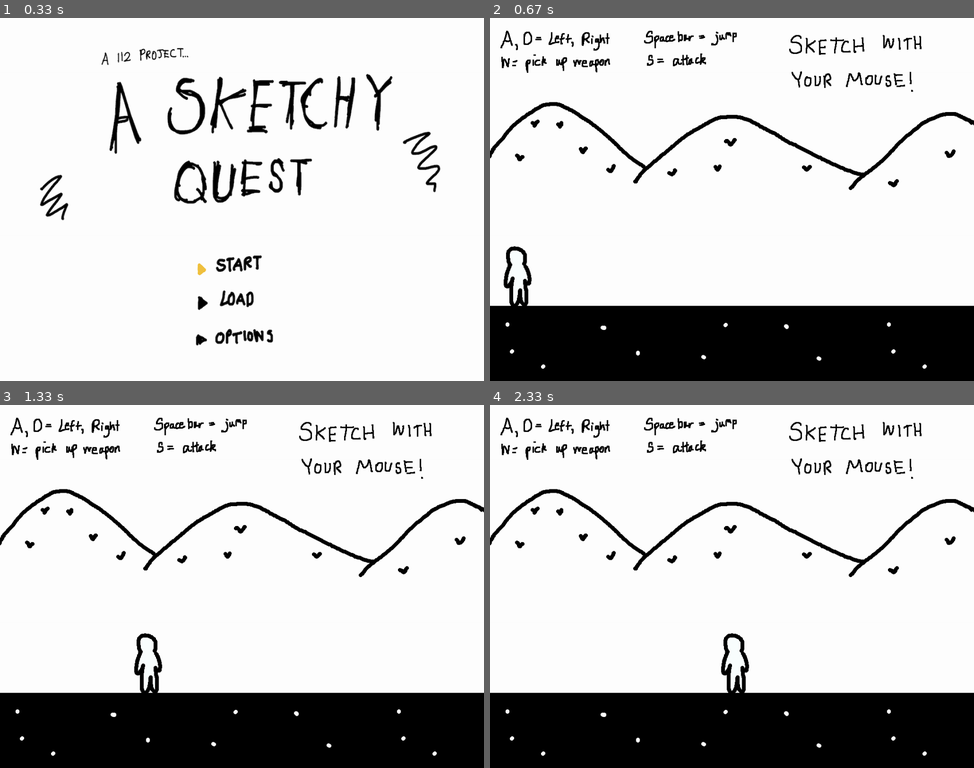
Above: before the commit, frames 1-4 (two rows, left to right).
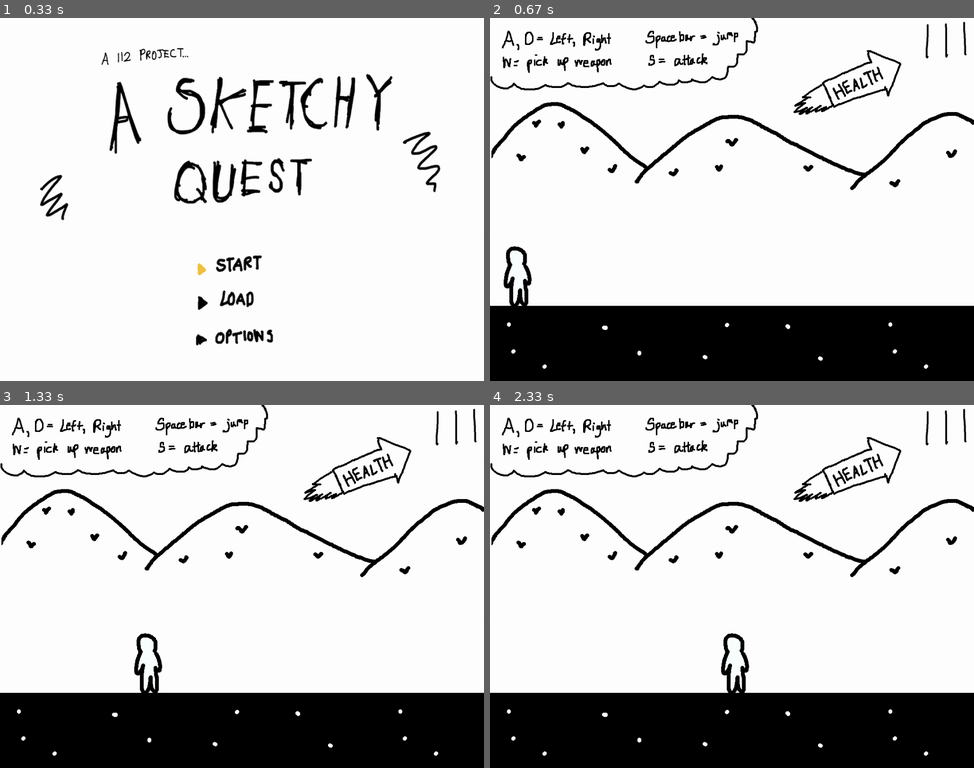
Above: after the commit, the same moments.

Repository: Piratach/A-Sketchy-Quest
Game: pygame game, started from run(4).py
The game is run twice, just before and just after one commit, with the same random seed, the same clock (stepped at 60 frames per second) and the same inputs.
Inputs (mouse positions are in pixels of both pictures, inside the frame that each line leads up to):
- Up to frame 1 (0.33 s): no input
- Up to frame 2 (0.67 s): tap Enter at 0.33 s
- Up to frame 3 (1.33 s): click (246, 611) at 0.72 s; hold D from 1 s (still down)
- Up to frame 4 (2.33 s): release D at 1.47 s; hold D 1.5-1.97 s; hold A from 2 s (still down)

Frame 1 is identical in both runs. In frame 2, 4.2% of the frame differs, in the area x 0-100%, y 0-97%; in frame 3, 4.2%; in frame 4, 4.2%.

Commit message:
Add files via upload
with blocks but not complete

Diff:
--- a/SketchedObjects.py
+++ b/SketchedObjects.py
@@ -84,9 +84,9 @@
         # kills both enemies and player
         for enemy in enemyList:
             if pygame.sprite.collide_rect(explosion, enemy):
-                enemy.health -= 3
+                enemy.health -= 5
         if pygame.sprite.collide_rect(explosion, player):
-            player.health -= 3
+            player.health -= 5
         # destroys obstacles
         for obstacle in obstacles:
             if pygame.sprite.collide_rect(explosion, obstacle):
@@ -94,3 +94,25 @@
         self.bombPoints = (0, 0)
         self.fuse = 0
         self.fallen = False
+
+
+class Block(pygame.sprite.Sprite):
+    def __init__(self, location):
+        pygame.sprite.Sprite.__init__(self)
+        self.location = location
+        self.image = pygame.Surface((100, 300))
+        self.rect = self.image.get_rect()
+        self.rect.left, self.rect.top = location
+        self.timer = 150
+        self.fallen = False
+        self.gone = True
+
+    def draw(self):
+        pygame.draw.rect(screen, black, self.rect, 0)
+
+    def update(self):
+        if self.timer <= 0:
+            self.timer = 0
+            self.gone = True
+        else:
+            self.timer -= 1
--- a/charSprites.py
+++ b/charSprites.py
@@ -13,6 +13,32 @@
         self.image = pygame.Surface((stickLen, charHeight))
         self.rect = self.image.get_rect()
         self.rect.left, self.rect.top = location
+
+
+# class for the detection field
+class Field(pygame.sprite.Sprite):
+    def __init__(self, length, location):
+        pygame.sprite.Sprite.__init__(self)
+        self.image = pygame.Surface((length, length))
+        self.rect = self.image.get_rect()
+        self.rect.center = location
+
+
+# class for bullets
+class Projectile(pygame.sprite.Sprite):
+    def __init__(self, velocity, spawnLocation):
+        pygame.sprite.Sprite.__init__(self)
+        self.image = pygame.Surface((15, 15))
+        self.image.fill((0, 0, 255))
+        self.rect = self.image.get_rect()
+        self.rect.left, self.rect.top = spawnLocation
+        self.velocity = velocity  # to move a different direction, make it negative
+        self.outOfBounds = False
+
+    def update(self):
+        if self.rect.left <= 0 or self.rect.left >= 12026:
+            self.outOfBounds = True
+        self.rect.left -= self.velocity
 
 
 # from https://www.pygame.org/docs/ref/sprite.html
@@ -20,16 +46,23 @@
     # class for each character's functions, specifically the player
     def __init__(self, fileName, location):
         pygame.sprite.Sprite.__init__(self)
+        # display
         self.width, self.height = 73, 162
         self.image = pygame.image.load(fileName)
         self.rect = self.image.get_rect()
         self.rect.left, self.rect.top = location
         self.tempRect = self.rect.left
         self.imageSurface = pygame.Surface([self.rect.left, self.rect.top])
+
+        # movement
         self.jumpState = False
         self.velocity = 35
         self.velocityX = 15
         self.gravity = 5
+        self.blocked = False
+        self.obstacleCheck = 0
+
+        # weapons
         self.equipped = False
         self.weapon = []
         self.weaponLeft = []
@@ -39,13 +72,15 @@
         self.angle = 0  # angle for weapon attacking
         self.weaponDown = False
         self.stickLen = 0
+        self.durability = 10
+
+        # update
         self.health = 3
         self.alive = True
         self.cooldown = 100
         self.left = False
         self.right = True  # starts facing right
-        self.blocked = False
-        self.obstacleCheck = 0
+
 
     def charDisplay(self):
         if 11491 >= self.rect.left > 480:
@@ -111,23 +146,32 @@
 
     def attack(self, enemyList):
         print(self.health)
-        if not self.attackState:
-            self.attackState = True
-            # creates a hitbox to check for collision with monsters
-        if self.right:
-            weapon = Weapon(self.stickLen, self.height,
-                            (self.rect.left + self.width / 2, self.rect.top))
-        elif self.left:
-            weapon = Weapon(self.stickLen, self.height,
-                            (self.rect.left + self.width / 2 - self.stickLen, self.rect.top))
-        # check for collisions
-        for enemy in enemyList:
-            if pygame.sprite.collide_rect(weapon, enemy):
-                enemy.health -= 1
+        self.durability -= 1
+        if self.durability <= 0:
+            self.equipped = False
+            self.weapon = []
+            self.weaponLeft = []
+            self.weaponRight = []
+            self.durability = 10
+            self.attackState = False
+        else:
+            if not self.attackState:
+                self.attackState = True
+                # creates a hitbox to check for collision with monsters
+            if self.right:
+                weapon = Weapon(self.stickLen, self.height,
+                                (self.rect.left + self.width / 2, self.rect.top))
+            elif self.left:
+                weapon = Weapon(self.stickLen, self.height,
+                                (self.rect.left + self.width / 2 - self.stickLen, self.rect.top))
+            # check for collisions
+            for enemy in enemyList:
+                if pygame.sprite.collide_rect(weapon, enemy):
+                    enemy.health -= 1
 
     def attackAnimation(self):
         # animation
-        if self.right:
+        if self.equipped and self.right:
             if self.angle <= -math.pi / 3 or self.weaponDown:
                 self.angle += 0.4
                 self.weaponDown = True
@@ -147,7 +191,7 @@
                                    (self.weapon[0][0] - self.stickLen * math.cos(0),
                                     self.weapon[0][1] - self.stickLen * math.sin(0))]
                 self.attackState = False
-        elif self.left:
+        elif self.equipped and self.left:
             if self.angle >= math.pi / 3 or self.weaponDown:
                 self.angle -= 0.4
                 self.weaponDown = True
@@ -183,6 +227,15 @@
                 if enemy.alive and pygame.sprite.collide_rect(self, enemy):
                     self.health -= 1
                     self.cooldown = 100
+                if isinstance(enemy, BlueBlob) and len(enemy.bullets) >= 1:
+                    for bullet in enemy.bullets:
+                        if pygame.sprite.collide_rect(self, bullet):
+                            try:
+                                enemy.bullets.remove(bullet)
+                            except:
+                                pass
+                            self.health -= 1
+                            self.cooldown = 100
         for obstacle in obstacles:
             if pygame.sprite.collide_rect(self, obstacle):
                 if not obstacle.destroyed:
@@ -194,6 +247,7 @@
         self.obstacleCheck = 0
 
     def equip(self, stick):
+        self.durability = 10
         diffX = stick.stickPoints[1][0] - stick.stickPoints[0][0]
         diffY = stick.stickPoints[1][1] - stick.stickPoints[0][1]
         self.weaponRight = [(self.tempRect + self.width/2,
@@ -235,6 +289,47 @@
             self.rect.left += self.velocityX
 
 
+class BlueBlob(RedBlob):
+    # class for monster B
+    # this monster does not move
+    def __init__(self, fileName, location, radius, velocity):
+        super().__init__(fileName, location, radius, velocity)
+        # radius for detecting players
+        self.detectionRad = radius
+        # velocity for bullet velocity
+        self.bulletVelocity = velocity
+        self.detection = Field(radius, location)
+        self.time = 100
+        self.bullets = pygame.sprite.Group()
+        self.rect.center = location
+        self.left = True
+        self.right = False
+        self.health = 5
+
+    def fire(self, player):
+        if self.time <= 0:
+            self.time = 0
+        else:
+            self.time -= 1
+        if self.time == 0:
+            if pygame.sprite.collide_rect(self.detection, player) and player.rect.left <= self.rect.center[0]:
+                self.left = True
+                self.right = False
+                bullet = Projectile(self.bulletVelocity, (self.rect.center[0], self.rect.center[1] + 50))
+                self.bullets.add(bullet)
+                self.time = 100
+            elif pygame.sprite.collide_rect(self.detection, player) and player.rect.left >= self.rect.center[0]:
+                self.left = False
+                self.right = True
+                bullet = Projectile(-self.bulletVelocity, (self.rect.center[0], self.rect.center[1] + 50))
+                self.bullets.add(bullet)
+                self.time = 100
+
+    def update(self):
+        if self.health <= 0:
+            self.alive = False
+
+
 class Obstacles(pygame.sprite.Sprite):
     # class for obstacles
     # blocks would also be in this class
--- a/pygamegam.py
+++ b/pygamegam.py
@@ -142,12 +142,18 @@
                                                        self.stick.stickPoints[0][1]),
                                                       (self.stick.stickPoints[1][0] - self.scrollSpeed,
                                                        self.stick.stickPoints[1][1])]
+
                         # check if there's a bomb
                         if self.bomb.bombPoints != (0, 0):
                             self.bomb.bombPoints = (self.bomb.bombPoints[0] - self.scrollSpeed,
                                                     self.bomb.bombPoints[1])
                         if self.exploded:
                             self.explosionPoint = (self.explosionPoint[0] - self.scrollSpeed, self.explosionPoint[1])
+
+                        # check if there's a block
+                        if self.block.location != (-1, -1):
+                            self.block.rect.left -= self.scrollSpeed
+
 
                 elif currKeys[pygame.K_a]:
                     #  when it's at the end, nothing happens
@@ -174,10 +180,19 @@
                                              self.stick.stickPoints[0][1]),
                                             (self.stick.stickPoints[1][0] + self.scrollSpeed,
                                              self.stick.stickPoints[1][1])]
+
                     # check if there's a bomb
                     if self.bomb.bombPoints != (0, 0):
                         self.bomb.bombPoints = (self.bomb.bombPoints[0] + self.scrollSpeed,
                                                 self.bomb.bombPoints[1])
+                    # check if the bomb has exploded
+                    if self.exploded:
+                        self.explosionPoint = (self.explosionPoint[0] + self.scrollSpeed,
+                                               self.explosionPoint[1])
+
+                    # check if there's a block
+                    if self.block.location != (-1, -1):
+                        self.block.rect.left += self.scrollSpeed
 
             for event in pygame.event.get():
                 if pygame.mouse.get_pressed()[0] == 1:
--- a/run(4).py
+++ b/run(4).py
@@ -1,13 +1,14 @@
 import pygame, math
 
 from pygamegam import PygameGame
-from charSprites import CharSprites, Weapon, RedBlob, Obstacles
-from SketchedObjects import Stick, Bomb
+from charSprites import CharSprites, Weapon, RedBlob, Obstacles, BlueBlob
+from SketchedObjects import Stick, Bomb, Block
 
 size = width, height = 1024, 768
 screen = pygame.display.set_mode(size)  # my surface
 allMonsters = pygame.sprite.Group()
 allObstacles = pygame.sprite.Group()
+blueBlobs = pygame.sprite.Group()
 
 black = 0, 0, 0
 white = 255, 255, 255
@@ -20,10 +21,6 @@
 
 
 pygame.init()
-
-#  pygame.mixer.music.load('titleTheme?.mp3')
-#  pygame.mixer.music.play(0)
-
 
 def isCircle(tempPoints):
     if len(tempPoints) <= 10:  # drawing circles make a lot more points
@@ -39,6 +36,38 @@
                 return [True, tempPoints[i]]
     return [False]
 
+def isCorner(tempPoints):
+    # this function doesn't actually count the number of corners
+    # but if numCorner is high, it is likely that the
+    # shape drawn has many corners
+    numCorner = 0
+    for i in range(len(tempPoints)):
+        for j in range(len(tempPoints)):
+            if abs(i - j) >= 3 or (i - j) == 0:  # each point compared must be at most 3 points apart
+                continue
+            elif abs(tempPoints[i][0] - tempPoints[j][0]) <= 5:  # straight vertical line section of block
+                try:
+                    if abs(tempPoints[i][0] - tempPoints[j + 3][0]) <= 20: # corner
+                        numCorner += 1
+                except:
+                    pass
+            elif abs(tempPoints[i][1] - tempPoints[j][1]) <= 5:
+                try:
+                    if abs(tempPoints[i][1] - tempPoints[j + 3][1]) <= 20:  # corner
+                        numCorner += 1
+                except:
+                    pass
+    return numCorner
+
+def isBlock(tempPoints):
+    # if len(tempPoints) < 20:
+        # return [False]
+    if isCorner(tempPoints) < 40:  # blocks have a lot of "numCorners"
+        return [False]
+    else:
+        # tempPoints[0], (tempPoints[0] + 100, tempPoints[1] + 300)]
+        return [True, tempPoints[0]]
+
 
 def withinBounds(tempPoints):
     for i in range(len(tempPoints)):
@@ -56,6 +85,7 @@
         self.fps = 50
         self.timerCalls = 0
         self.maxDistance = 0
+        self.music = 0
 
         # stage
         self.tempPoints = []  # shows sketch
@@ -67,14 +97,30 @@
         # main character
         self.ground = 465  # we will work on ground/platforming
         self.mainChar = CharSprites("characterDude(COLOURED).png", (21, self.ground))
+        self.health3 = pygame.image.load("health3.png")
+        self.health3rect = self.health3.get_rect()
+        self.health3rect.right, self.health3rect.top = self.screenWidth, 0
+        self.health2 = pygame.image.load("health2.png")
+        self.health2rect = self.health3.get_rect()
+        self.health2rect.right, self.health2rect.top = self.screenWidth, 0
+        self.health1 = pygame.image.load("health1.png")
+        self.health1rect = self.health1.get_rect()
+        self.health1rect.right, self.health1rect.top = self.screenWidth, 0
 
         # monsterA - can only move around
-        self.redblob1 = RedBlob("monster1.png", (3000, 499), 600, -5)
-        self.redblob2 = RedBlob("monster1.png", (5000, 499), 600, 5)
-        self.redblob3 = RedBlob("monster1.png", (7000, 499), 600, 10)
-        allMonsters.add(self.redblob1, self.redblob2, self.redblob3)
+        self.redblob1 = RedBlob("monster1.png", (2000, 499), 600, -5)
+        self.redblob2 = RedBlob("monster1.png", (4000, 499), 600, 5)
+        self.redblob3 = RedBlob("monster1.png", (6000, 499), 600, 10)
+        self.redblob4 = RedBlob("monster1.png", (9000, 499), 600, 10)
+        allMonsters.add(self.redblob1, self.redblob2, self.redblob3, self.redblob4)
 
         # monsterB - can attack with projectiles
+        self.blueRight = pygame.image.load("monster2a.png")
+        self.blueblob1 = BlueBlob("monster2.png", (5000, 499), 1500, 25)
+        self.blueblob2 = BlueBlob("monster2.png", (8000, 499), 2000, 30)
+        self.blueblob3 = BlueBlob("monster2.png", (9500, 499), 1500, 30)
+        allMonsters.add(self.blueblob1, self.blueblob2, self.blueblob3)
+        blueBlobs.add(self.blueblob1, self.blueblob2, self.blueblob3)
 
         # boss - can breathe fire
 
@@ -94,6 +140,9 @@
         self.exploded = False
         self.explosionDelay = 0
         self.explosionPoint = self.bomb.bombPoints
+
+        # blocks
+        self.block = Block((-1, -1))
 
         # states
         self.gameState = "start"  # starts at the title state
@@ -110,7 +159,7 @@
         self.titleScreen3Rect = self.titleScreen.get_rect()
 
         # game states
-        self.gameScreen = pygame.image.load("finalStage.png")
+        self.gameScreen = pygame.image.load("finalStage??.png")
         self.gameScreenRect = self.gameScreen.get_rect()
         self.gameScreenLen = 12026
 
@@ -121,15 +170,23 @@
     def mousePressed(self, x, y):
         # no mousePressed is needed for title screen
         if self.gameState == "game":
-            print((x, y))
             self.tempPoints += [(x, y)]
 
     def mouseReleased(self):
         if self.gameState == "game":
+            print(len(self.tempPoints))
+            print(isCorner(self.tempPoints))
             if withinBounds(self.tempPoints):
                 try:
+                    # blocks
+                    if isBlock(self.tempPoints)[0]:
+                        self.block = Block(isBlock(self.tempPoints)[1])
+                        self.block.timer = 150
+                        self.block.gone = False
+                        self.tempPoints = []
+
                     # bombs
-                    if isCircle(self.tempPoints)[0]:  # isCircle returns a list of truth value and a point
+                    elif isCircle(self.tempPoints)[0]:  # isCircle returns a list of truth value and a point
                         centreX = isCircle(self.tempPoints)[1][0]
                         centreY = isCircle(self.tempPoints)[1][1]
                         bombPoints = (centreX, centreY)
@@ -141,6 +198,7 @@
                                          radius, explosionRadius)
                         self.bomb.fallen = False
                         self.bomb.fuse = 0
+
                     # sticks
                     else:
                         self.stickPoints = [self.tempPoints[0], self.tempPoints[-1]]  # adding a permanent stick
@@ -169,18 +227,18 @@
                     self.title1 = False
                     self.title2 = False
                     self.title3 = False
-                elif currKey == "s":
+                elif currKey == "s" or currKey == "down":
                     self.title1 = False
                     self.title2 = True
             elif self.title2:
-                if currKey == "w":
+                if currKey == "w" or currKey == "up":
                     self.title2 = False
                     self.title1 = True
-                elif currKey == "s":
+                elif currKey == "s" or currKey == "down":
                     self.title2 = False
                     self.title3 = True
             else:
-                if currKey == "w":
+                if currKey == "w" or currKey == "up":
                     self.title3 = False
                     self.title2 = True
 
@@ -199,6 +257,9 @@
                         abs(self.mainChar.tempRect - self.stick.stickPoints[0][0]) <= 200 and self.stick.fallen:
                     self.mainChar.equip(self.stick)
                     self.stick = Stick([], 0, False)
+            elif currKey == "q":
+                for monster in allMonsters:
+                    print(monster.alive)
 
             # equipped state
             if self.mainChar.equipped:
@@ -220,11 +281,16 @@
                     self.bomb.explode(allMonsters, allObstacles, self.mainChar)
                     self.exploded = True
             allMonsters.update()
+            for dudes in blueBlobs:
+                if dudes.alive:
+                    dudes.fire(self.mainChar)  # sends out the projectiles
             self.mainChar.update(allMonsters, allObstacles)
             if self.exploded:
                 self.explosionDelay += 1
             if self.explosionDelay % 20 == 0:
                 self.exploded = False
+                self.explosionDelay = 0
+            self.block.update()
 
     def redrawAll(self, screen):
 
@@ -236,9 +302,22 @@
         elif self.title3:
             self.screen.blit(self.titleScreen3, self.titleScreen3Rect)
 
+        # music
+        if self.gameState == "start":
+            if self.music == 0:
+                pygame.mixer.music.load("titleTheme.wav")  # from wii sports resort
+                pygame.mixer.music.play(-1)
+                self.music = 1
+
         # game screen
         elif self.gameState == "game":
             pygame.Surface.blit(self.screen, self.gameScreen, (0 - self.scrollX, 0))
+
+            # music
+            if self.music == 1:
+                pygame.mixer.music.load("kirby.wav")  # from kirby
+                pygame.mixer.music.play(-1)
+                self.music = 2
 
             # obstacles
             for obstacle in allObstacles:
@@ -248,8 +327,18 @@
             # monsters
             # monsterA
             for monster in allMonsters:
-                if monster.alive:
+                if monster.alive and not isinstance(monster, BlueBlob):
                     screen.blit(monster.image, (monster.rect.left - self.scrollX, monster.locationY))
+                elif monster.alive and isinstance(monster, BlueBlob):
+                    if monster.right and not monster.left:
+                        screen.blit(self.blueRight, (monster.rect.left - self.scrollX, monster.locationY))
+                    else:
+                        screen.blit(monster.image, (monster.rect.left - self.scrollX, monster.locationY))
+                if isinstance(monster, BlueBlob) and len(monster.bullets) >= 1:
+                    for bullet in monster.bullets:
+                        bullet.update()
+                        screen.blit(bullet.image,
+                                    (bullet.rect.left - self.scrollX, bullet.rect.top))
 
             # sketches
             if len(self.tempPoints) >= 2:
@@ -264,8 +353,8 @@
 
             # bombs
             if self.bomb.bombPoints != (0, 0):  # if it is actually drawn
+                self.bomb.draw()
                 # make the bomb fall
-                self.bomb.draw()
                 if self.bomb.bombPoints[1] + self.bomb.radius <= 610:
                     self.bomb.bombPoints = (self.bomb.bombPoints[0], self.bomb.bombPoints[1] + gravity)
                 else:
@@ -273,11 +362,26 @@
             if self.exploded:
                 self.screen.blit(self.bomb.explosion, self.explosionPoint)
 
+            # blocks
+            if self.block.location != (-1, -1) and not self.block.gone:
+                self.block.draw()
+                # make the block fall
+                if not self.block.fallen and self.block.rect.top + 300 <= 610:
+                    self.block.rect.top += gravity
+                else:
+                    self.block.fallen = True
+
             # weapons
             if len(self.mainChar.weapon) == 2:
                 pygame.draw.lines(screen, black, True, (self.mainChar.weapon[0], self.mainChar.weapon[1]), 6)
 
             # main character
+            if self.mainChar.health == 3:
+                screen.blit(self.health3, self.health3rect)
+            elif self.mainChar.health == 2:
+                screen.blit(self.health2, self.health2rect)
+            elif self.mainChar.health == 1:
+                screen.blit(self.health1, self.health1rect)
             if not self.mainChar.alive:
                 self.gameState = "Game Over"
             if self.mainChar.attackState:
@@ -285,6 +389,10 @@
             self.mainChar.charDisplay()
 
         elif self.gameState == "Game Over":
+            if self.music == 2:
+                pygame.mixer.music.load("Game Over.wav")  # from mario
+                pygame.mixer.music.play(0)
+                self.music = 3
             self.screen.blit(self.gameOverScreen, self.gameOverScreenRect)
 
 
Binary file added: finalStage??.png
Binary file added: health1.png
Binary file added: health2.png
Binary file added: health3.png
Binary file added: monster2.png
Binary file added: monster2a.png
Not shown, added: kirby.wav
